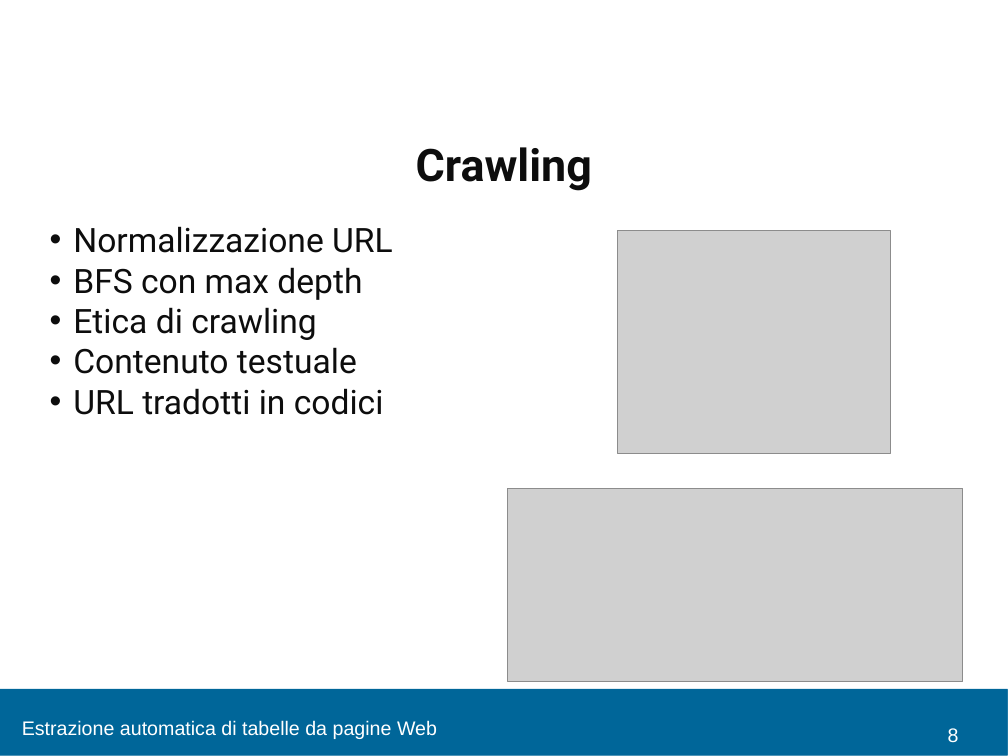
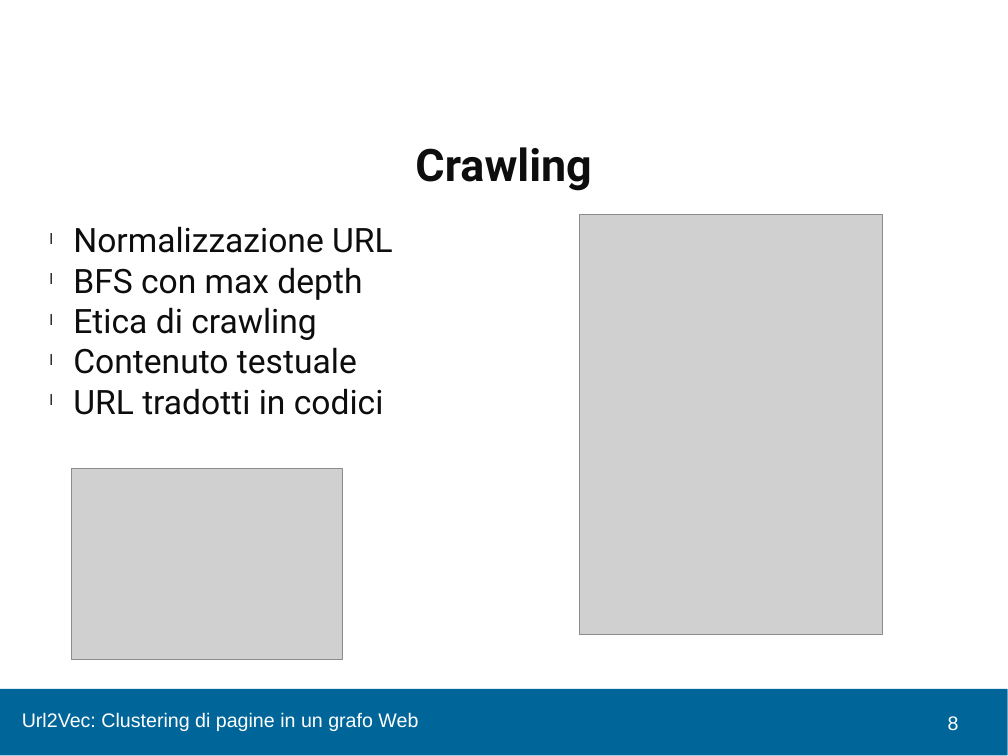
Before and after one commit to chrisPiemonte/Bachelors-Thesis, a slide deck: slide 8 of Slide/Presentaz.pptx. Drawn at 1008x756 pixels with LibreOffice and Linux fonts; fonts in the diff are those of the drawing; grey boxes stand for pictures; background and template pictures are left out. Boxes give left, top, right and bottom in pixels: in the first picture for what was removed or moved away, otherwise in the second. Text is boxed around its words. In the diff, an @@ line names an element or a change of style, - is before the commit and + after.

```diff
--- a/Slide/Presentaz.pptx
+++ b/Slide/Presentaz.pptx
@@ text "Normalizzazione URL" at (73,226,393,415): bullet • to l @@
@@ picture: place and size @@
-picture at (508,488,963,681)
+picture at (580,215,882,635)
@@ picture removed at (617,230,890,453) @@
@@ picture added at (72,469,343,660) @@
@@ text at (22,712,418,731): text changed @@
-Estrazione automatica di tabelle da pagine Web
+Url2Vec: Clustering di pagine in un grafo Web
@@ page number: place and size @@
-page number at (948,728,959,743)
+page number at (948,716,959,731)
```
Also in this commit, not shown: 16 other slides changed, 6 slides added, 5 slides removed.
